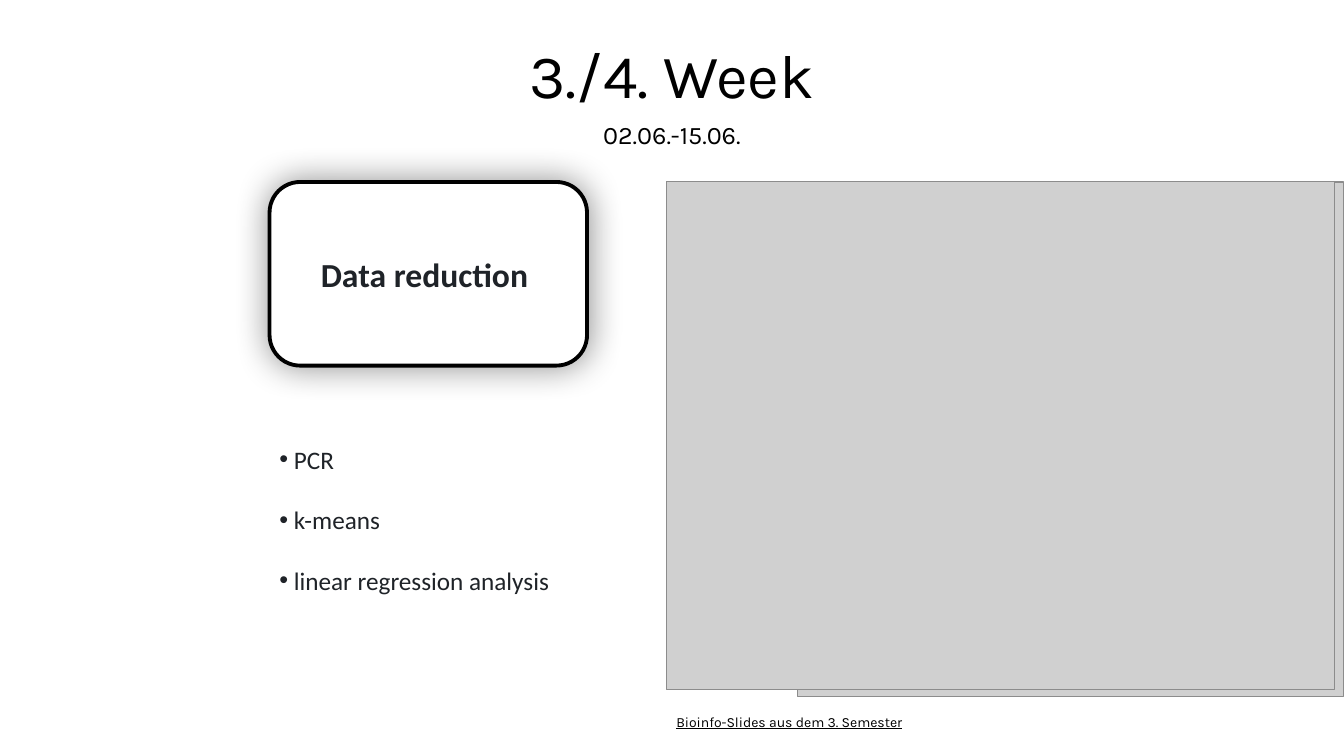
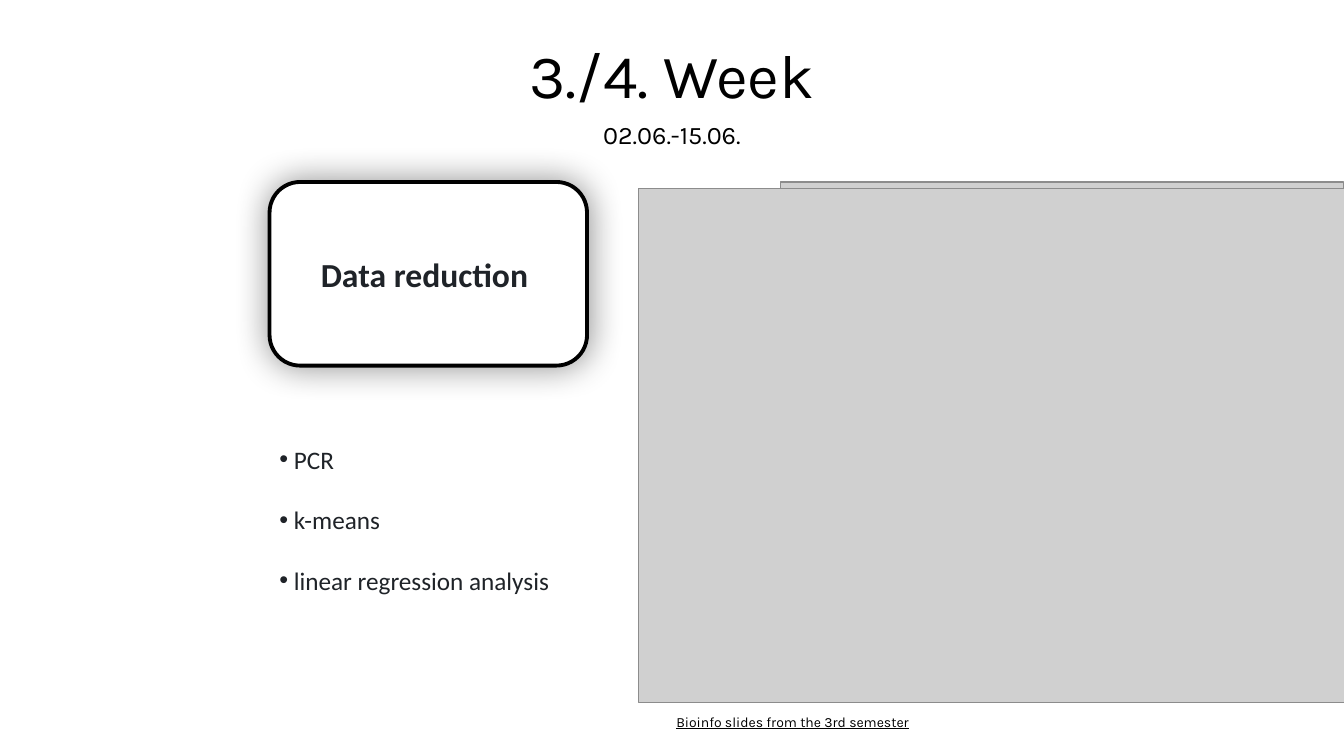
Before and after one commit to MichelaPozzi/2025-topic-03-group-01, a slide deck: slide 9 of Project Proposal Ben.pptx. Drawn at 1344x756 pixels with LibreOffice and Linux fonts; fonts in the diff are those of the drawing; grey boxes stand for pictures. Boxes give left, top, right and bottom in pixels: in the first picture for what was removed or moved away, otherwise in the second. Text is boxed around its words. In the diff, an @@ line names an element or a change of style, - is before the commit and + after.

```diff
--- a/Project Proposal Ben.pptx
+++ b/Project Proposal Ben.pptx
@@ picture resized from (x1=666, y1=182, x2=1335, y2=691) to (x1=639, y1=189, x2=1344, y2=703) @@
@@ picture resized from (x1=799, y1=182, x2=1344, y2=697) to (x1=780, y1=182, x2=1344, y2=697) @@
@@ text at (x1=676, y1=717, x2=909, y2=729): text changed @@
-Bioinfo-Slides aus dem 3. Semester
+Bioinfo slides from the 3rd semester
```
Also in this commit, not shown: 4 other slides changed.
